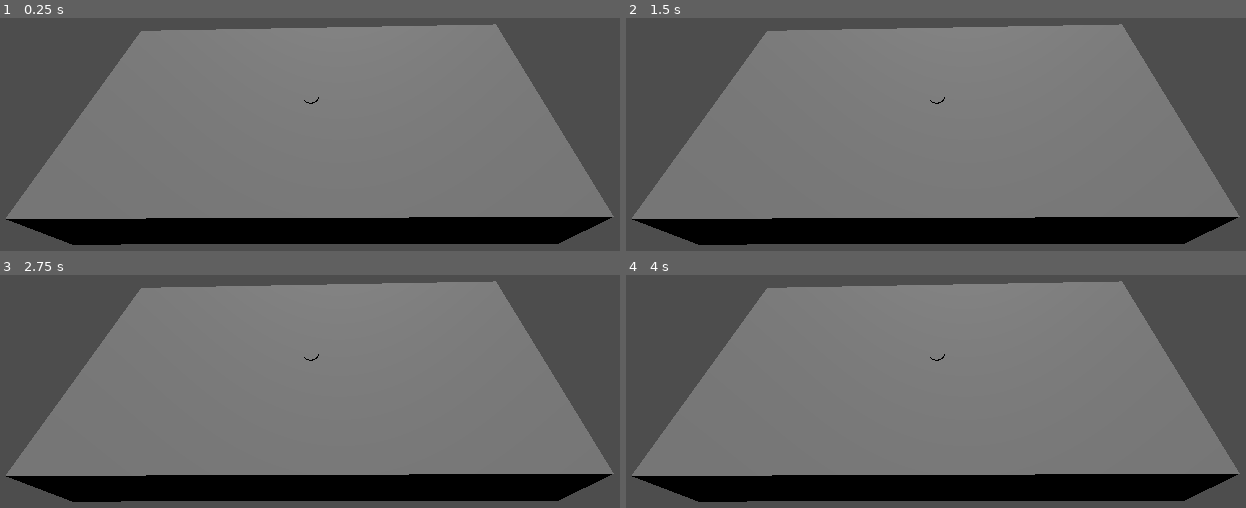
Above: before the commit, frames 1-4 (two rows, left to right).
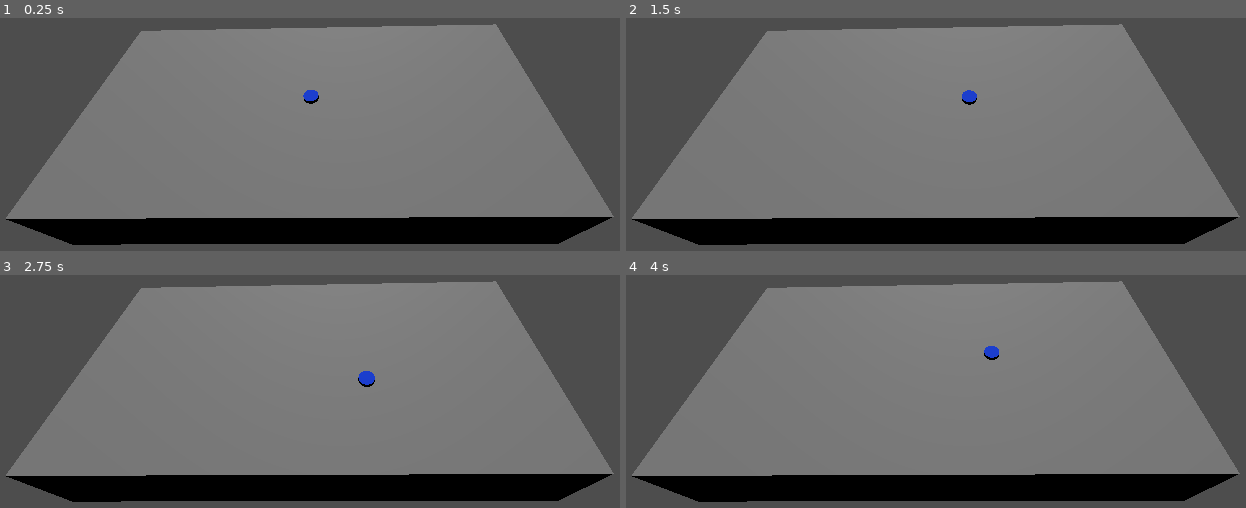
Above: after the commit, the same moments.

Repository: M-E-7/claude-hockey-game
Game: Godot game, scene res://root.tscn
Two runs of this game, one before a commit and one after it. Both use one fixed random seed, a clock stepped at 60 frames per second and the inputs below. The project has no main scene, so this scene is started directly.
Inputs:
- Up to frame 1 (0.25 s): no input
- Up to frame 2 (1.5 s): tap Enter at 0.5 s; hold Right (ui_right) 0.53-1.28 s; tap Space at 1.25 s; hold Down (ui_down) from 1.28 s (still down)
- Up to frame 3 (2.75 s): release Down (ui_down) at 2.03 s; hold Right (ui_right) from 2.03 s (still down)
- Up to frame 4 (4 s): release Right (ui_right) at 2.78 s; hold Up (ui_up) 2.78-3.53 s; hold Left (ui_left) from 3.53 s (still down)

The runs differ from the first frame. In frame 1, 0.1% of the frame differs, in the area x 48-52%, y 30-37%; in frame 2, 0.1%; in frame 3, 0.2%, in the area x 49-61%, y 33-49%; in frame 4, 0.1%.

Commit message:
Added movement to player character

Diff:
--- a/claude-hockey-game/scenes/entities/player/PlayerCharacter.tscn
+++ b/claude-hockey-game/scenes/entities/player/PlayerCharacter.tscn
@@ -1,6 +1,12 @@
-[gd_scene load_steps=3 format=3 uid="uid://cq3y222kuhhgt"]
+[gd_scene load_steps=5 format=3 uid="uid://cq3y222kuhhgt"]
+
+[ext_resource type="Script" uid="uid://18cyn1hkabub" path="res://scenes/entities/player/player_character.gd" id="1_jv5jo"]
+
+[sub_resource type="StandardMaterial3D" id="StandardMaterial3D_qulos"]
+albedo_color = Color(0.0705882, 0.282353, 1, 1)
 
 [sub_resource type="CylinderMesh" id="CylinderMesh_jv5jo"]
+material = SubResource("StandardMaterial3D_qulos")
 top_radius = 1.0
 bottom_radius = 1.0
 height = 0.5
@@ -10,6 +16,7 @@
 radius = 1.0
 
 [node name="PlayerCharacter" type="CharacterBody3D"]
+script = ExtResource("1_jv5jo")
 
 [node name="MeshInstance3D" type="MeshInstance3D" parent="."]
 mesh = SubResource("CylinderMesh_jv5jo")
